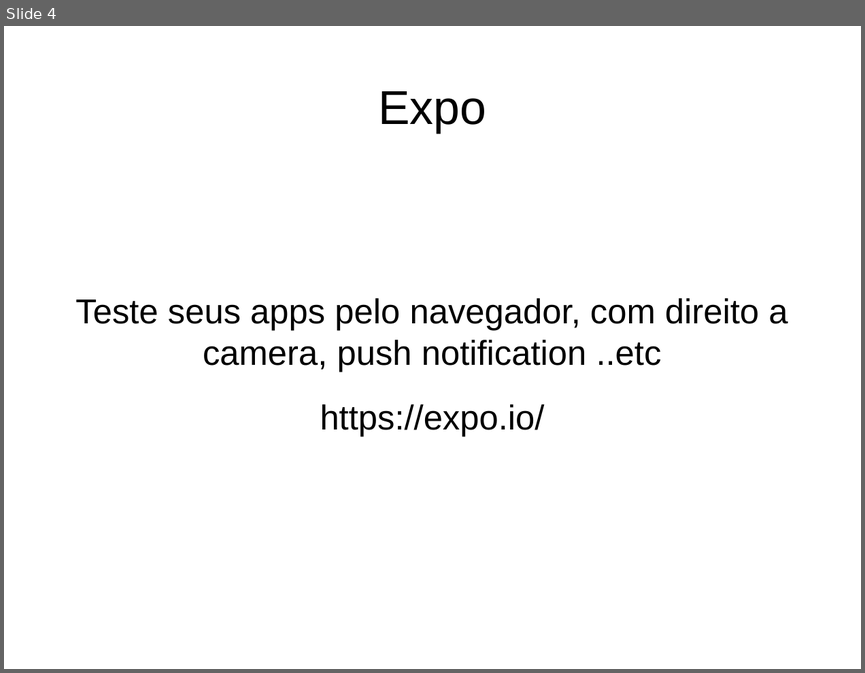
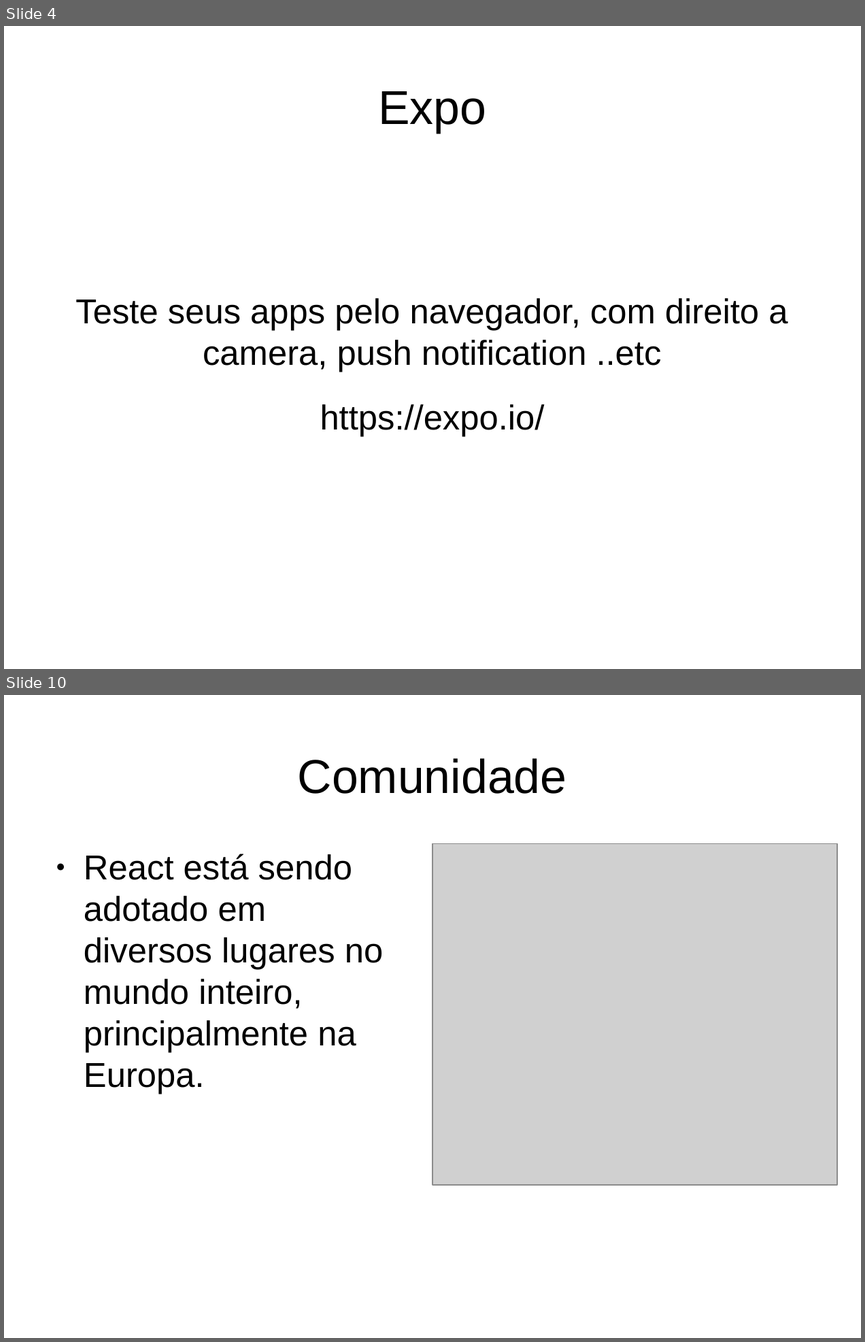
Before and after one commit to juninmd/curso-react-native, a slide deck: apresentacao2.pptx. Shown one above the other, each under a label of ours: slide 4 before the commit, slides 4 and 10 after it; the slides between them are not shown. The pictures are 865x673 and 865x1342 pixels, drawn with LibreOffice and Linux fonts; fonts in the diff are those of the drawing; grey boxes stand for pictures. Boxes give left, top, right and bottom in pixels: in the first picture for what was removed or moved away, otherwise in the second. Text is boxed around its words. In the diff, an @@ line names an element or a change of style, - is before the commit and + after.

```diff
--- a/apresentacao2.pptx
+++ b/apresentacao2.pptx
@@ slide 10 added at [4,695,861,1338], background #FFFFFF @@
@@ text added at [298,758,567,794], 44 pt, text #000000 @@
+Comunidade
@@ text added at [84,853,383,1094], 32 pt, text #000000 @@
+● React está sendo adotado em diversos lugares no mundo inteiro, principalmente na Europa.
@@ picture added at [432,843,838,1185] @@
```
Also in this commit, not shown: 1 slide changed, 5 other slides added, 1 slide removed, 13 other files.
